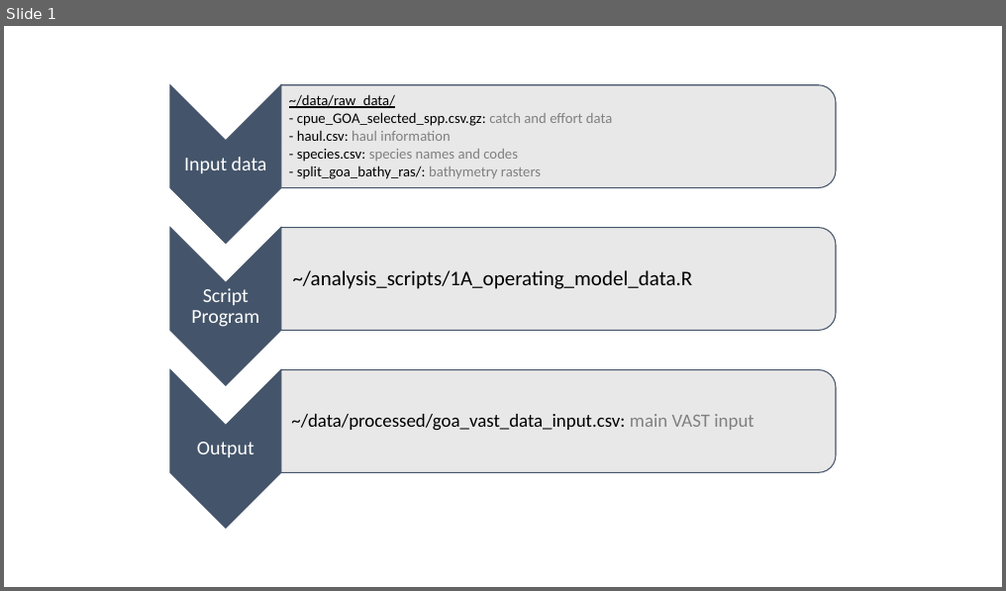
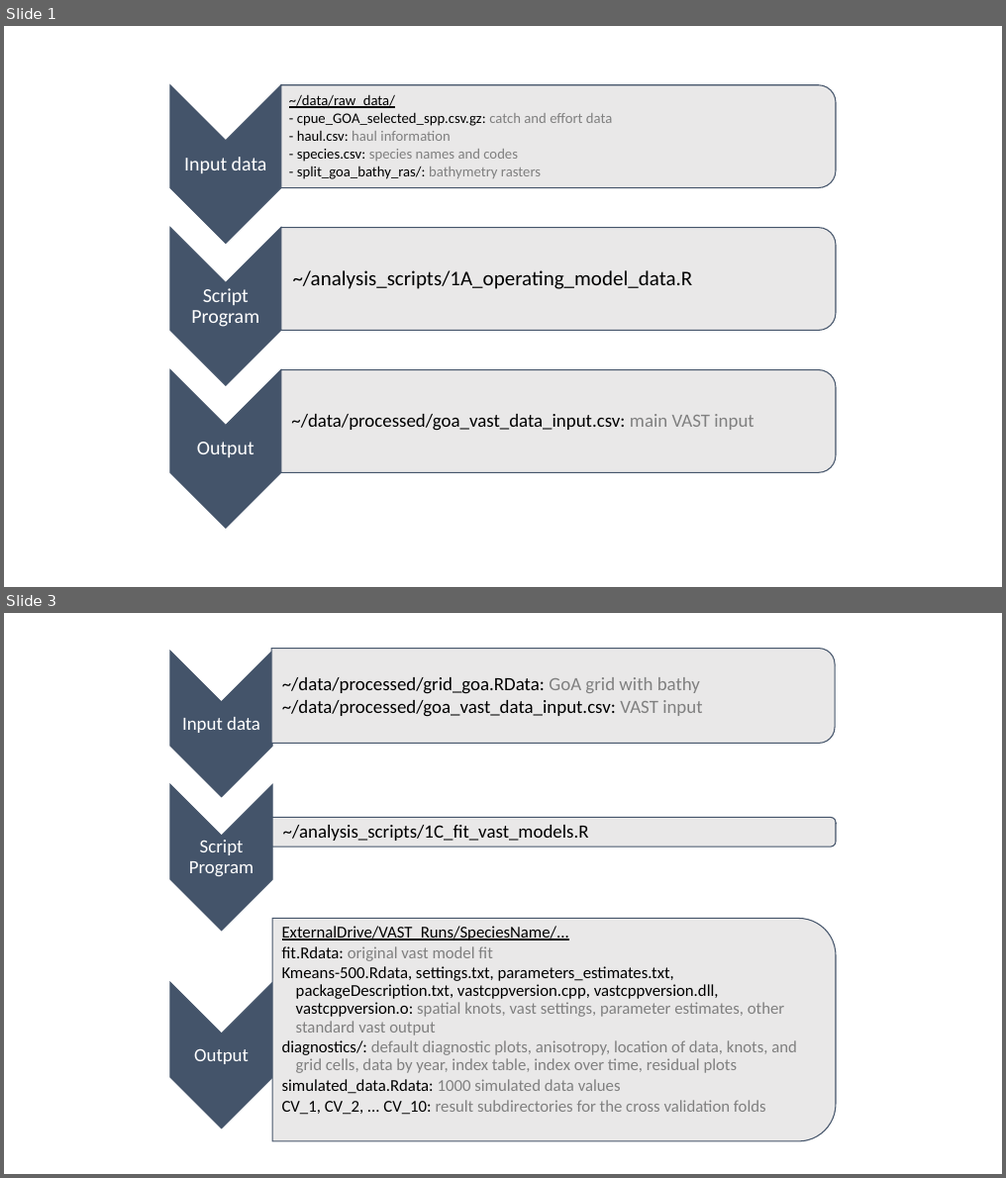
Before and after one commit to zoyafuso-NOAA/Optimal_Allocation_GoA, a slide deck: graphics/Workflow.pptx. Shown one above the other, each under a label of ours: slide 1 before the commit, slides 1 and 3 after it; the slides between them are not shown. The pictures are 1006x591 and 1006x1178 pixels, drawn with LibreOffice and Linux fonts; fonts in the diff are those of the drawing. Boxes give left, top, right and bottom in pixels: in the first picture for what was removed or moved away, otherwise in the second. Text is boxed around its words. In the diff, an @@ line names an element or a change of style, - is before the commit and + after.

```diff
--- a/graphics/Workflow.pptx
+++ b/graphics/Workflow.pptx
@@ slide 3 added at <box>4,613,1002,1174</box>, background #FFFFFF @@
@@ group added at <box>170,648,836,1142</box>: 6 texts, 3 chevrons, 3 round same rects @@
+Input data
+  ~/data/processed/grid_goa.RData: GoA grid with bathy
+  ~/data/processed/goa_vast_data_input.csv: VAST input
+Script Program
+  ~/analysis_scripts/1C_fit_vast_models.R
+Output
+  ExternalDrive/VAST_Runs/SpeciesName/...
+  fit.Rdata: original vast model fit
+  Kmeans-500.Rdata, settings.txt, parameters_estimates.txt, packageDescription.txt, vastcppversion.cpp, vastcppversion.dll, vastcppversion.o: spatial knots, vast settings, parameter estimates, other standard vast output
+  diagnostics/: default diagnostic plots, anisotropy, location of data, knots, and grid cells, data by year, index table, index over time, residual plots
+  simulated_data.Rdata: 1000 simulated data values
+  CV_1, CV_2, ... CV_10: result subdirectories for the cross validation folds
```
Also in this commit, not shown: 1 slide changed, 2 other files.
